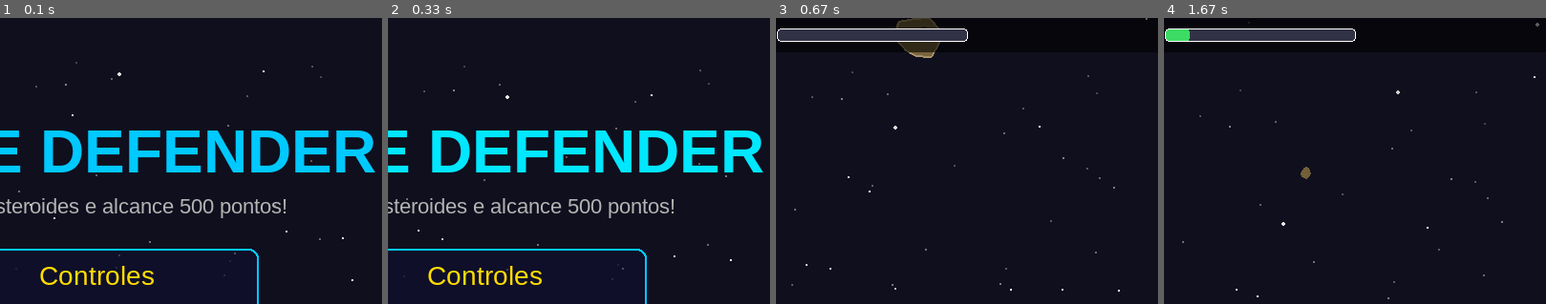
Above: before the commit, frames 1-4 (left to right).
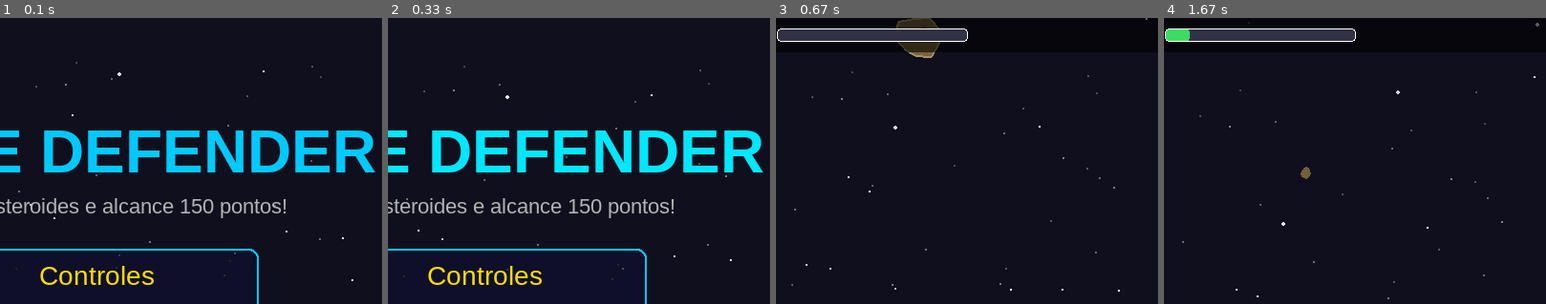
Above: after the commit, the same moments.

Repository: thiago-dsd/space-defender-pygame
Game: pygame game, started from main.py
Same seed, same stepped clock (60 frames per second), same inputs: the game is played once before the commit and once after it.
Inputs:
- Up to frame 1 (0.1 s): no input
- Up to frame 2 (0.33 s): no input
- Up to frame 3 (0.67 s): tap Enter at 0.33 s
- Up to frame 4 (1.67 s): tap Space at 0.67, 1.07, 1.37, 1.57 s; hold Right 1-1.47 s; hold Right from 1.5 s (still down)
The pictures show only the part of the screen within x 37-87%, y 0-50%; the shares and areas given below are measured in that part.

The runs differ from the first frame. In frame 1, 0.2% of the frame differs, in the area x 47-53%, y 63-69%; in frame 2, 0.2%; in frame 3, nothing differs; in frame 4, nothing differs.

Commit message:
Update package configuration and binaries for SpaceDefender
- Modified PKG-00.toc to adjust library paths and include additional DLLs (libogg-0.dll, SDL2_image.dll, SDL2_mixer.dll, SDL2_ttf.dll).
- Updated binary files: SpaceDefender.pkg, base_library.zip, and SpaceDefender.exe to reflect recent changes.

Diff:
--- a/main.py
+++ b/main.py
@@ -163,7 +163,7 @@
         # pulsing title
         pulse = int(190 + 65 * math.sin(t * 2.2))
         draw_text_centered(screen, "SPACE DEFENDER", font_big, (0, pulse, 255), 140)
-        draw_text_centered(screen, "Destrua asteroides e alcance 500 pontos!", font_sm, GRAY, 197)
+        draw_text_centered(screen, "Destrua asteroides e alcance 150 pontos!", font_sm, GRAY, 197)
 
         # controls box with alpha background
         box_x, box_y, box_w, box_h = 230, 242, 340, 178
Not shown, changed: README.md
Not shown, changed: build/SpaceDefender/Analysis-00.toc
Not shown, changed: build/SpaceDefender/EXE-00.toc
Not shown, changed: build/SpaceDefender/PKG-00.toc
Not shown, changed: build/SpaceDefender/SpaceDefender.pkg
Not shown, changed: build/SpaceDefender/base_library.zip
Not shown, changed: dist/SpaceDefender.exe
